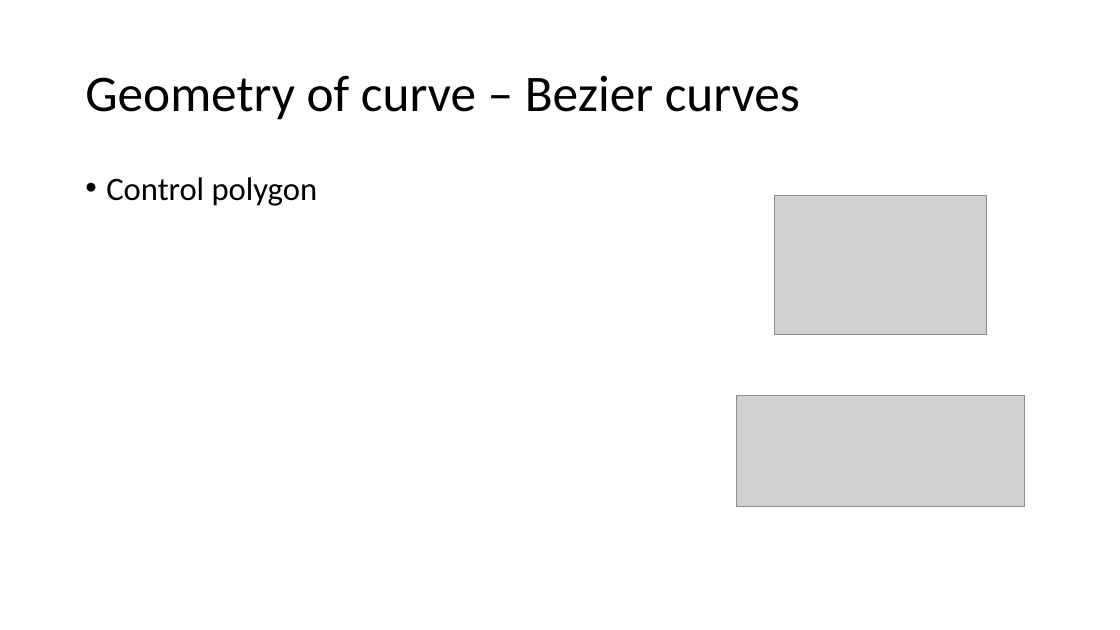
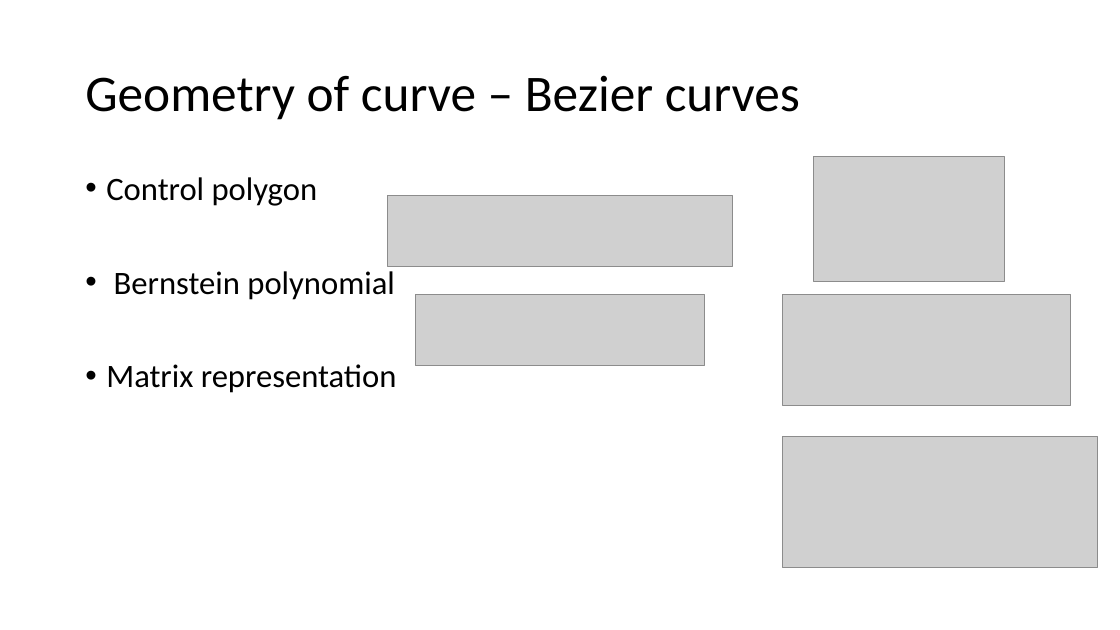
Before and after one commit to Jinny-Ching/cad_cam_course, a slide deck: slide 41 of CAD_CAM.pptx (slide 42 before the commit). Drawn at 1120x630 pixels with LibreOffice and Linux fonts; fonts in the diff are those of the drawing; grey boxes stand for pictures. Boxes give left, top, right and bottom in pixels: in the first picture for what was removed or moved away, otherwise in the second. Text is boxed around its words. In the diff, an @@ line names an element or a change of style, - is before the commit and + after.

Commit message:
Bezier curves 1

```diff
--- a/CAD_CAM.pptx
+++ b/CAD_CAM.pptx
@@ picture: place and size @@
-picture at [775,196,986,335]
+picture at [814,156,1005,281]
@@ picture added at [388,196,733,266] @@
@@ text at [106,271,397,393]: paragraphs added @@
+• Bernstein polynomial
+• Matrix representation
@@ picture added at [415,294,704,365] @@
@@ picture: place and size @@
-picture at [737,396,1025,507]
+picture at [783,294,1071,405]
@@ picture added at [783,436,1098,567] @@
```
Also in this commit, not shown: 1 slide removed.
